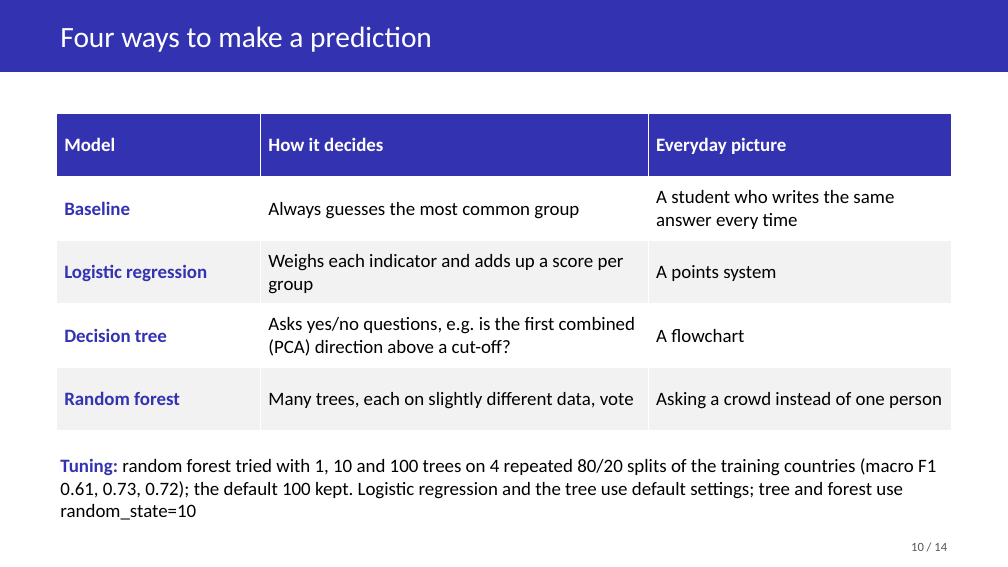
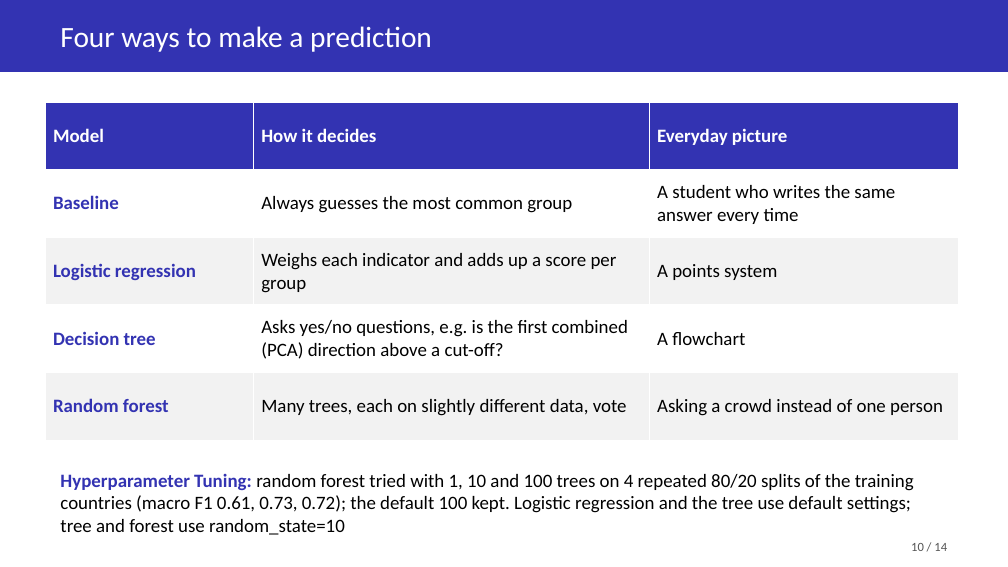
Before and after one commit to Soemon007/DS203_GroupProject, a slide deck: slide 10 of deliverables/DS203_Slides.pptx. Drawn at 1008x567 pixels with LibreOffice and Linux fonts; fonts in the diff are those of the drawing. Boxes give left, top, right and bottom in pixels: in the first picture for what was removed or moved away, otherwise in the second. Text is boxed around its words. In the diff, an @@ line names an element or a change of style, - is before the commit and + after.

```diff
--- a/deliverables/DS203_Slides.pptx
+++ b/deliverables/DS203_Slides.pptx
@@ table: place and size @@
-table at [57, 113, 951, 431]
+table at [45, 102, 959, 440]
@@ text at [60, 474, 914, 535]: text changed @@
-Tuning: random forest tried with 1, 10 and 100 trees on 4 repeated 80/20 splits of the training countries (macro F1 0.61, 0.73, 0.72); the default 100 kept. Logistic regression and the tree use default settings; tree and forest use random_state=10
+Hyperparameter Tuning: random forest tried with 1, 10 and 100 trees on 4 repeated 80/20 splits of the training countries (macro F1 0.61, 0.73, 0.72); the default 100 kept. Logistic regression and the tree use default settings; tree and forest use random_state=10
```
Also in this commit, not shown: 6 other slides changed, 1 slide added, 1 slide removed.
